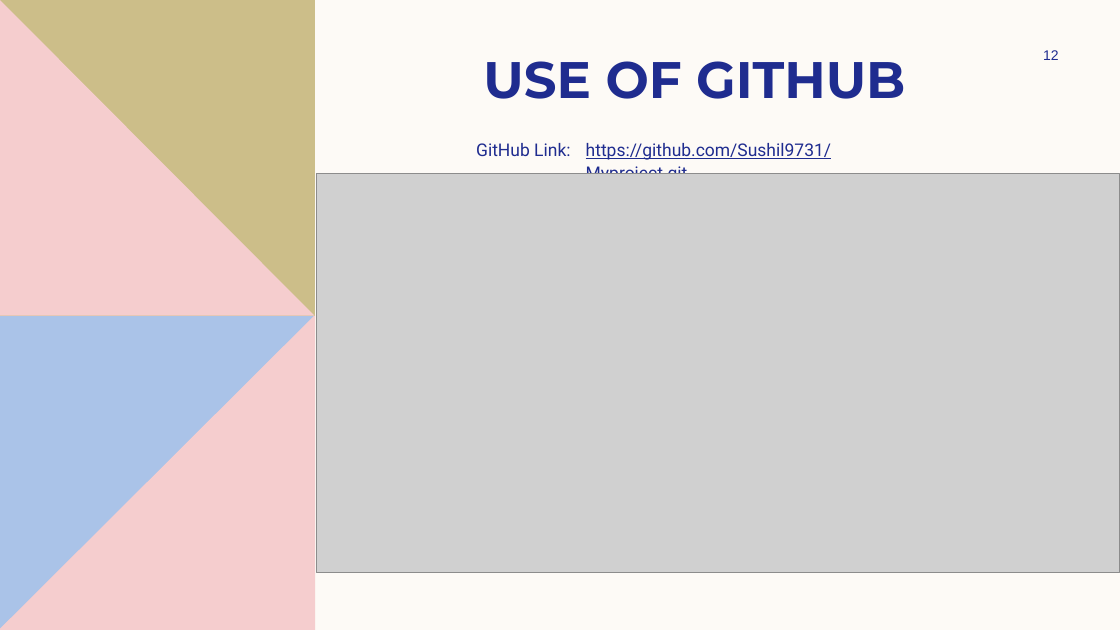
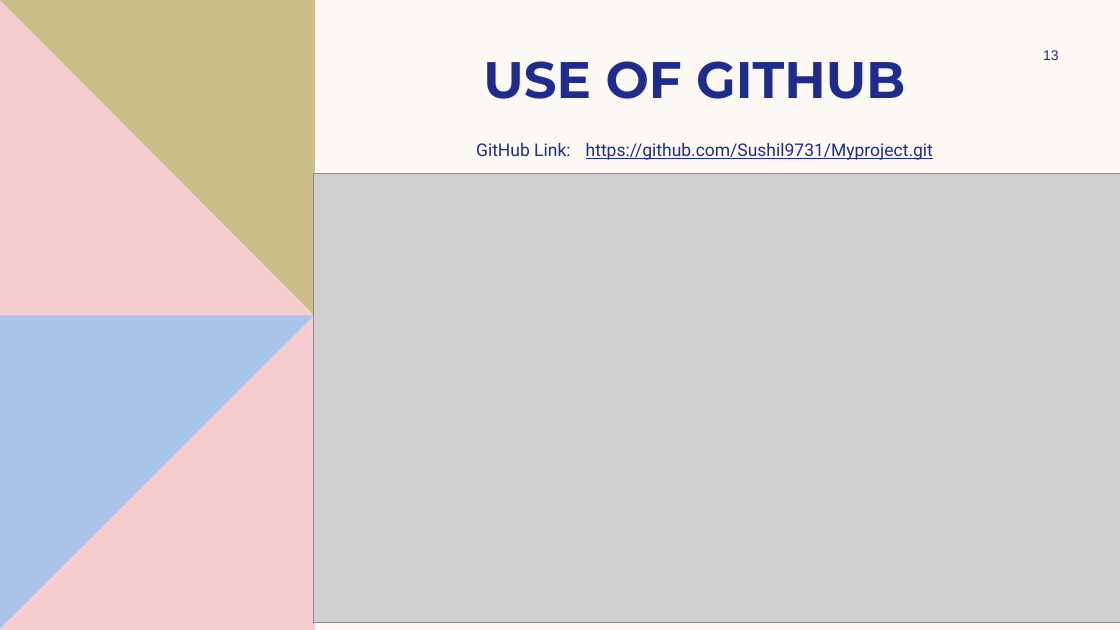
Before and after one commit to Sushil9731/Myproject, a slide deck: slide 13 of document/Learning Managemt System. (2).pptx (slide 12 before the commit). Drawn at 1120x630 pixels with LibreOffice and Linux fonts; fonts in the diff are those of the drawing; grey boxes stand for pictures. Boxes give left, top, right and bottom in pixels: in the first picture for what was removed or moved away, otherwise in the second. Text is boxed around its words. In the diff, an @@ line names an element or a change of style, - is before the commit and + after.

```diff
--- a/document/Learning Managemt System. (2).pptx
+++ b/document/Learning Managemt System. (2).pptx
@@ page number at box(1043, 50, 1059, 60): text changed @@
-12
+13
@@ text at box(586, 143, 933, 160): text changed @@
-https://github.com/Sushil9731/Myproject.git.
+https://github.com/Sushil9731/Myproject.git
@@ picture: place and size @@
-picture at box(316, 173, 1120, 573)
+picture at box(314, 173, 1120, 623)
```
Also in this commit, not shown: 7 other slides changed, 2 slides added.
